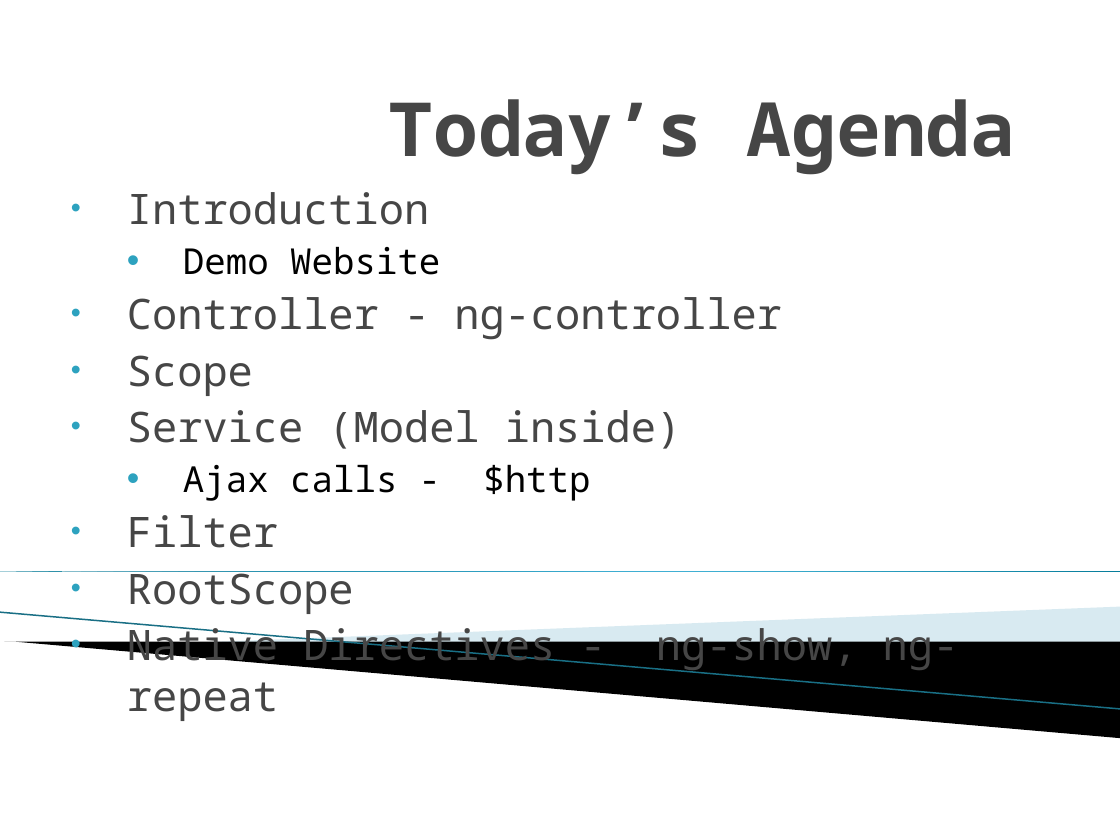
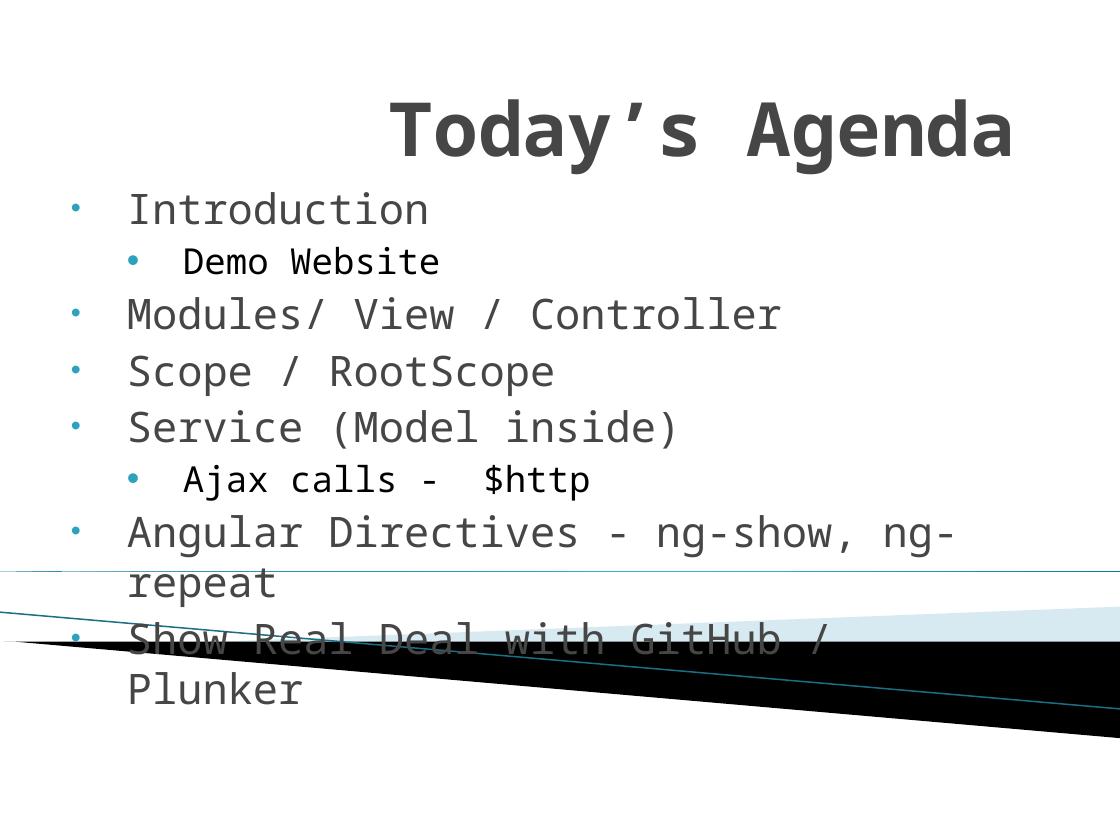
Before and after one commit to LeidosInnovation/Project-AngularJS, a slide deck: slide 2 of AngularJS-01/AngularJS-01.pptx. Drawn at 1120x840 pixels with LibreOffice and Linux fonts; fonts in the diff are those of the drawing; background and template pictures are left out. Boxes give left, top, right and bottom in pixels: in the first picture for what was removed or moved away, otherwise in the second. Text is boxed around its words. In the diff, an @@ line names an element or a change of style, - is before the commit and + after.

```diff
--- a/AngularJS-01/AngularJS-01.pptx
+++ b/AngularJS-01/AngularJS-01.pptx
@@ subtitle at [127,297,782,396]: text changed @@
-• Controller - ng-controller
-• Scope
+• Modules/ View / Controller
+• Scope / RootScope
@@ subtitle at [127,515,959,666]: text changed @@
-• Filter
-• RootScope
-• Native Directives - ng-show, ng-repeat
+• Angular Directives - ng-show, ng-repeat
+• Show Real Deal with GitHub / Plunker
```
Also in this commit, not shown: 4 other slides changed, 4 slides added, 3 slides removed.
